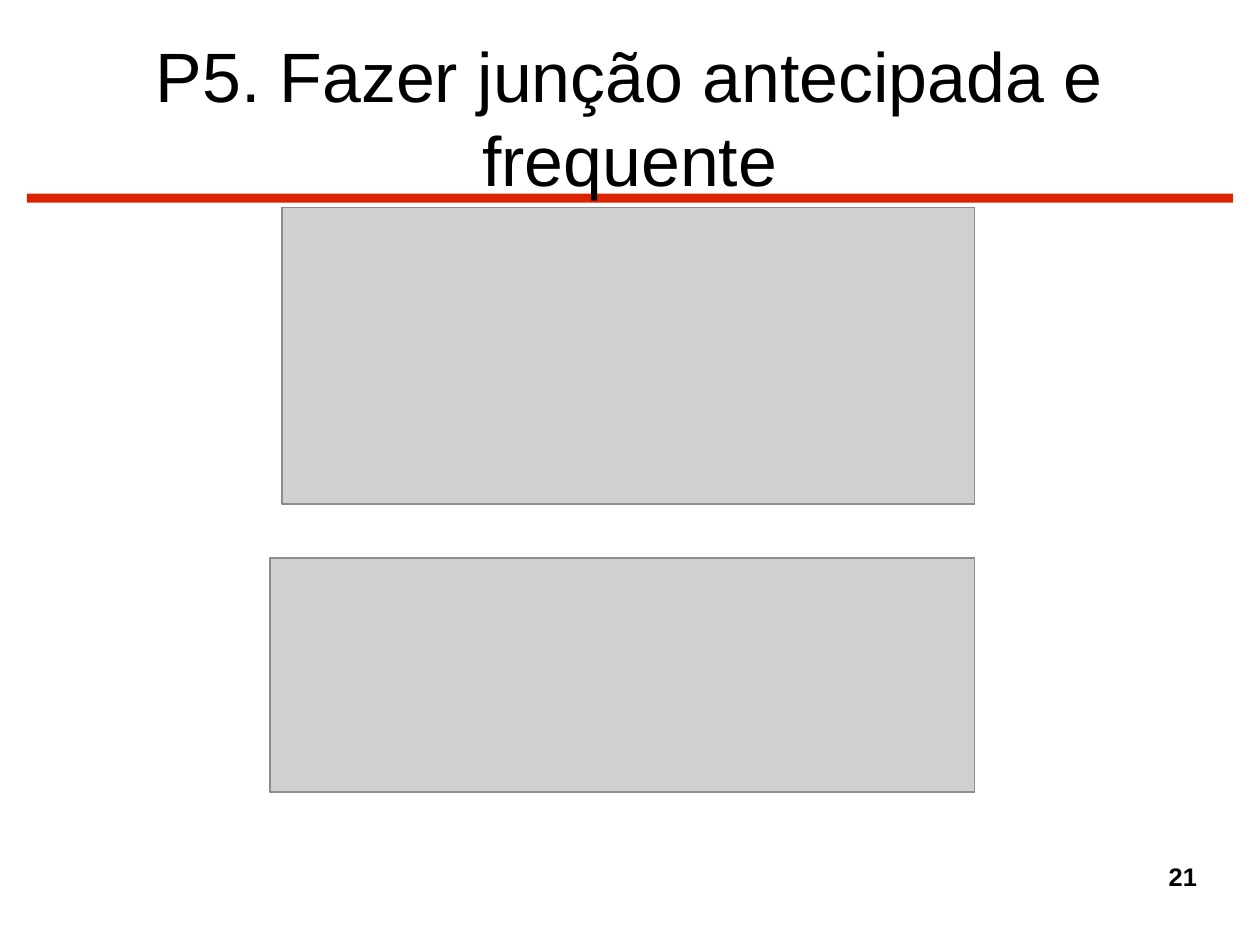
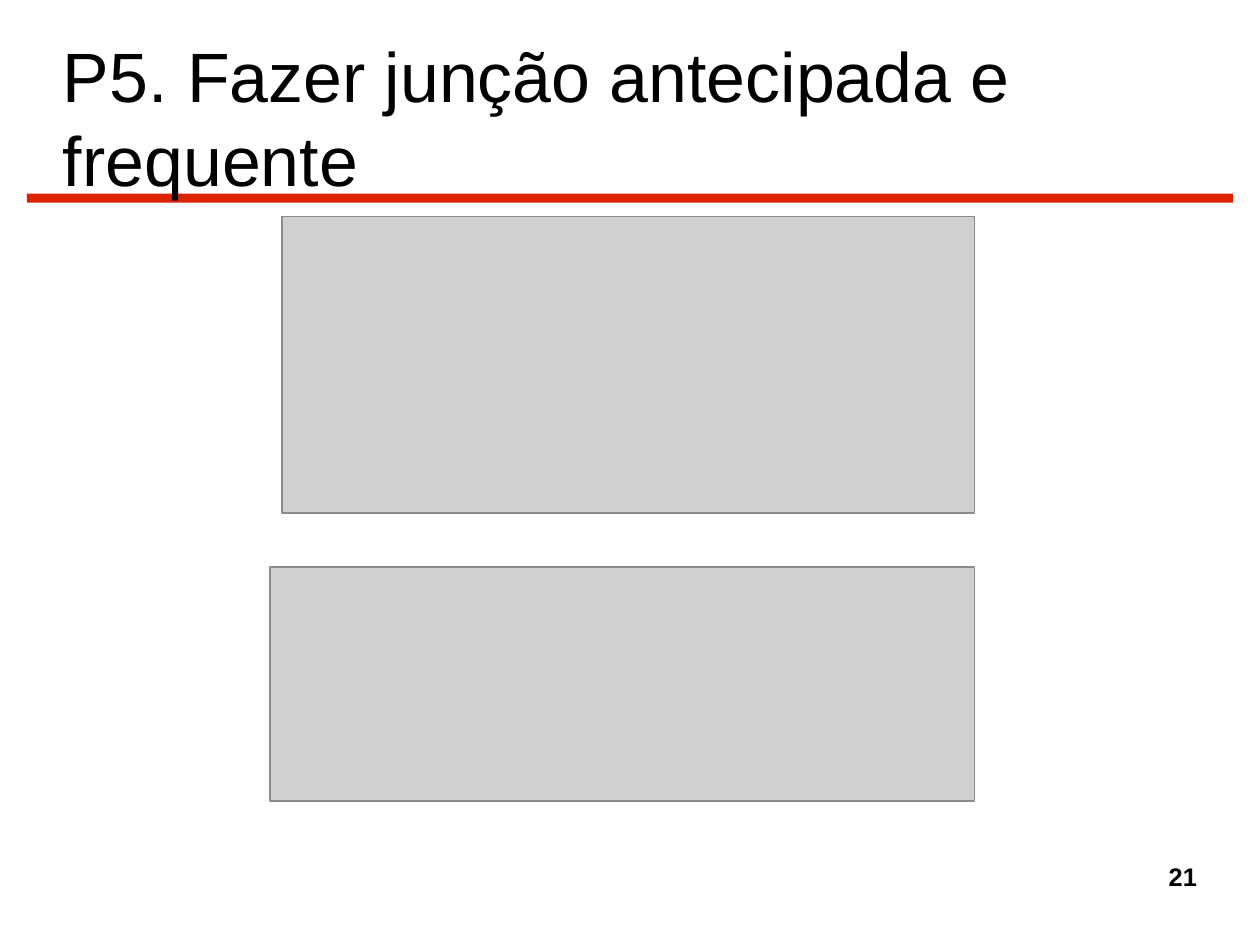
Before and after one commit to gtessa/gc20131_leitura_5, a slide deck: slide 21 of Completo.odp. Drawn at 1260x945 pixels with LibreOffice and Linux fonts; fonts in the diff are those of the drawing; grey boxes stand for pictures. Boxes give left, top, right and bottom in pixels: in the first picture for what was removed or moved away, otherwise in the second. Text is boxed around its words. In the diff, an @@ line names an element or a change of style, - is before the commit and + after.

```diff
--- a/Completo.odp
+++ b/Completo.odp
@@ title "P5. Fazer junção antecipada e ..." at [63,51,1010,199]: alignment centre to left @@
@@ picture: place and size @@
-picture at [282,208,975,504]
+picture at [282,217,975,513]
@@ picture: place and size @@
-picture at [270,558,975,792]
+picture at [270,567,975,802]
```
Also in this commit, not shown: 72 other slides changed, 1 slide removed.
